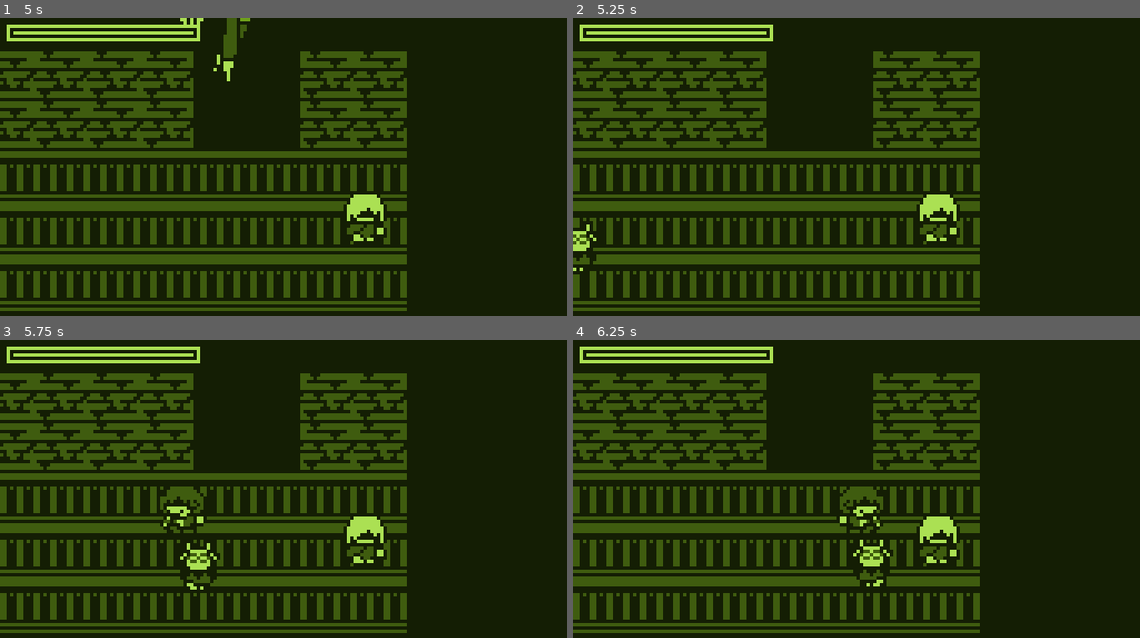
Above: before the commit, frames 1-4 (two rows, left to right).
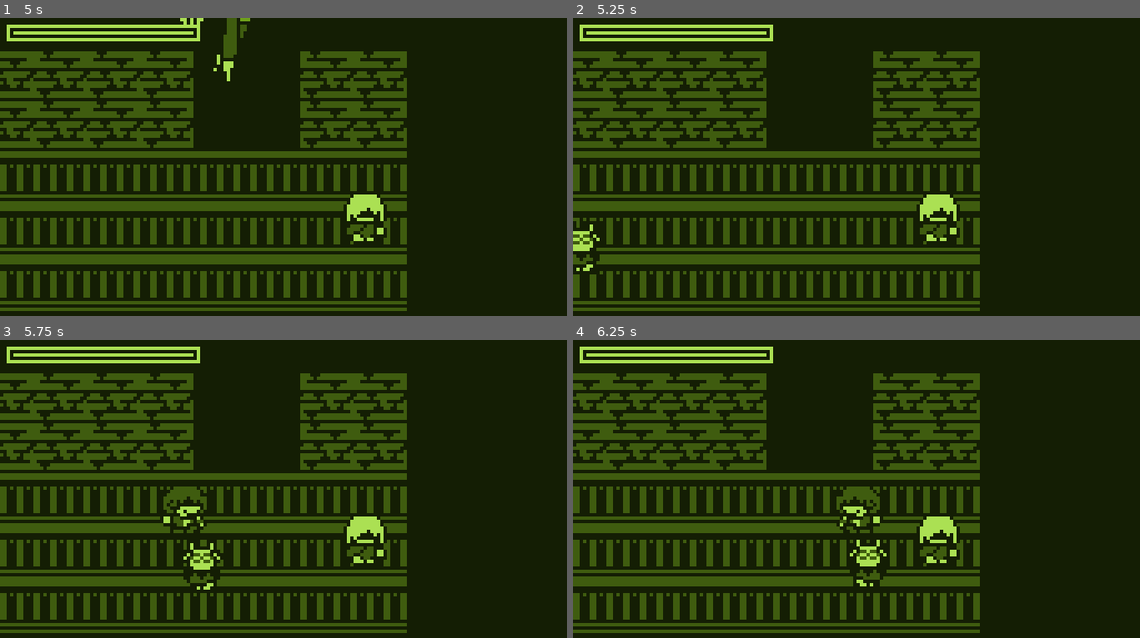
Above: after the commit, the same moments.

Repository: CherrySodaPop/Spamton-NEO-VGB
Game: Godot game, scene res://rooms/spamtonNeoFight/spamtonFight.tscn
Two runs of this game, one before a commit and one after it. Both use one fixed random seed, a clock stepped at 60 frames per second and the inputs below. This scene is started directly instead of the project's main scene.
Inputs:
- Up to frame 1 (5 s): tap Enter (confirm) at 0.5, 1.35, 2.85, 4.35 s; hold D (moveRight) 0.53-1.28 s; hold Enter (confirm) 0.53-1.28 s; hold S (moveDown) 1.28-2.03 s; hold D (moveRight) 2.03-2.78 s; hold Enter (confirm) 2.03-2.78 s; hold W (moveUp) 2.78-3.53 s; hold Enter (confirm) 3.53-4.28 s; hold A (moveLeft) from 3.53 s (still down)
- Up to frame 2 (5.25 s): release A (moveLeft) at 5.03 s; hold S (moveDown) from 5.03 s (still down); hold Enter (confirm) from 5.03 s (still down)
- Up to frame 3 (5.75 s): keep holding S (moveDown); keep holding Enter (confirm)
- Up to frame 4 (6.25 s): release S (moveDown) at 5.78 s; release Enter (confirm) at 5.78 s; hold D (moveRight) from 5.78 s (still down); tap Enter (confirm) at 5.85 s

Frame 1 is identical in both runs. In frame 2, 0.3% of the frame differs, in the area x 0-5%, y 68-87%; in frame 3, 1.1%, in the area x 28-40%, y 49-84%; in frame 4, 1.1%.

Commit message:
Attack adjustments + Hurt Animations

Diff:
--- a/sourcecode/objects/enemies/spamtonNEO/enemy_spamtonNEO.gd
+++ b/sourcecode/objects/enemies/spamtonNEO/enemy_spamtonNEO.gd
@@ -1,7 +1,10 @@
 extends Node2D
 
 var health:int = 4809;
+var prevHealth:int = health;
 var wireHealth:int = 100;
+var prevWireHealth:int = wireHealth;
+var animateDamageTime = 0.75;
 var aimPipis:bool = true;
 var aimPipisFire:bool = false;
 var aimPipisFireTimer:float = 0.0;
@@ -23,14 +26,38 @@
 var chainedHeartYOffset:int = 0;
 
 var infTimer:float = 0.0;
+var lifeTimer:float = 0.0;
+
+var effectWire = preload("res://objects/enemies/spamtonNEO/wireSnapped.tscn")
 
 func _ready():
 	pass # Replace with function body.
 
 func _process(delta):
+	lifeTimer += delta;
 	$spriteJoint/String1.points[0].x = sin(infTimer * 5) * 1.5;
 	$spriteJoint/String2.points[0].x = sin(infTimer * 3) * 1.5;
 	$spriteJoint/String3.points[0].x = sin(infTimer * 2) * 1.5;
+
+	if ((prevHealth != health) || (prevWireHealth != wireHealth)):
+		if (animateDamageTime == 0.75):
+			if (prevHealth != health):
+				infTimer += rand_range(10,20);
+				rotationAmp = 5.0
+			if (prevWireHealth != wireHealth):
+				CreateBrokenWires()
+		else:
+			if (prevHealth != health): animateBody = false;
+
+		animateDamageTime -= delta;
+
+		if (animateDamageTime <= 0.0):
+			prevHealth = health;
+			prevWireHealth = wireHealth;
+			animateBody = true;
+			rotationAmp = 1.0
+			animateDamageTime = 0.75;
+		$spriteJoint.transform.origin.x = sin(lifeTimer*40) * (animateDamageTime / 0.75) * 4.0;
 
 	if (ringring):
 		ringringTimer += delta
@@ -101,8 +128,9 @@
 		$spriteJoint/armRJoint/armR.frame = 1;
 		$spriteJoint/headJoint/head.frame = 2;
 	else:
-		rotationAmp = 1.0;
-		$spriteJoint/armRJoint/armR.frame = 0;
+		if (rotationAmp == 2.5):
+			rotationAmp = 1.0;
+			$spriteJoint/armRJoint/armR.frame = 0;
 
 	if (!chainedHeart):
 		$spriteJoint/chainedHeart.visible = false;
@@ -184,3 +212,20 @@
 
 func ToggleAnimation():
 	animateBody = !animateBody;
+
+func CreateBrokenWires():
+	var tmpObj = effectWire.instance();
+	add_child(tmpObj);
+	tmpObj.global_transform.origin = global_transform.origin; + Vector2(-1,0);
+
+	tmpObj = effectWire.instance();
+	add_child(tmpObj);
+	tmpObj.global_transform.origin = global_transform.origin + Vector2(-4,0);
+
+	tmpObj = effectWire.instance();
+	add_child(tmpObj);
+	tmpObj.global_transform.origin = global_transform.origin + Vector2(1,0);
+
+	tmpObj = effectWire.instance();
+	add_child(tmpObj);
+	tmpObj.global_transform.origin = global_transform.origin + Vector2(3,0);
--- a/sourcecode/objects/enemies/spamtonNEO/enemy_spamtonNEO.tscn
+++ b/sourcecode/objects/enemies/spamtonNEO/enemy_spamtonNEO.tscn
@@ -91,7 +91,7 @@
 position = Vector2( 0, -7 )
 frames = ExtResource( 1 )
 animation = "head"
-frame = 2
+frame = 1
 playing = true
 
 [node name="armLJoint" type="Node2D" parent="spriteJoint"]
--- /dev/null
+++ b/sourcecode/objects/enemies/spamtonNEO/wireSnapped.gd
@@ -0,0 +1,8 @@
+extends Line2D
+
+func _ready():
+	pass
+
+func _process(delta):
+	points[1].y = lerp(points[1].y, 0, delta * 1.5);
+	modulate.a = clamp(modulate.a - delta, 0.0, 1.0);
--- /dev/null
+++ b/sourcecode/objects/enemies/spamtonNEO/wireSnapped.tscn
@@ -0,0 +1,10 @@
+[gd_scene load_steps=2 format=2]
+
+[ext_resource path="res://objects/enemies/spamtonNEO/wireSnapped.gd" type="Script" id=1]
+
+[node name="wireSnapped" type="Line2D"]
+z_index = -1
+points = PoolVector2Array( 0, 0, 0, -112 )
+width = 1.0
+default_color = Color( 0.67451, 0.882353, 0.329412, 1 )
+script = ExtResource( 1 )
--- a/sourcecode/rooms/spamtonNeoFight/spamtonFight.gd
+++ b/sourcecode/rooms/spamtonNeoFight/spamtonFight.gd
@@ -59,8 +59,8 @@
 	HandleBattleVisuals(delta);
 
 func HandleAttack():
-
 	if (!battleSpecialAttack && $spamtonNEO.health <= 1000):
+		battleEnemyAttackCount = 6;
 		battleIncreaseDifficulty = true;
 		battleSpecialAttack = true;
 
@@ -90,8 +90,9 @@
 		var tmpScene = spamtonAttack3.instance();
 		get_tree().current_scene.add_child(tmpScene);
 		battleIncreaseDifficulty = true;
+		battleEnemyAttackCount = -1;
 		return;
-	if (battleEnemyAttackCount == 6 || battleEnemyAttackCount != 6):
+	if (battleSpecialAttack && battleEnemyAttackCount == 6):
 		var tmpScene = spamtonAttack4.instance();
 		get_tree().current_scene.add_child(tmpScene);
 		battleEnemyAttackCount = -1;
--- a/sourcecode/rooms/spamtonNeoFight/spamtonFight.tscn
+++ b/sourcecode/rooms/spamtonNeoFight/spamtonFight.tscn
@@ -1073,12 +1073,14 @@
 position = Vector2( -112, 2 )
 frames = ExtResource( 10 )
 animation = "walk"
+frame = 1
 playing = true
 
 [node name="ralsei" type="AnimatedSprite" parent="world"]
 position = Vector2( -101, 21 )
 frames = ExtResource( 9 )
 animation = "walk"
+frame = 1
 playing = true
 
 [node name="intro_minispamtons" type="Node2D" parent="."]
